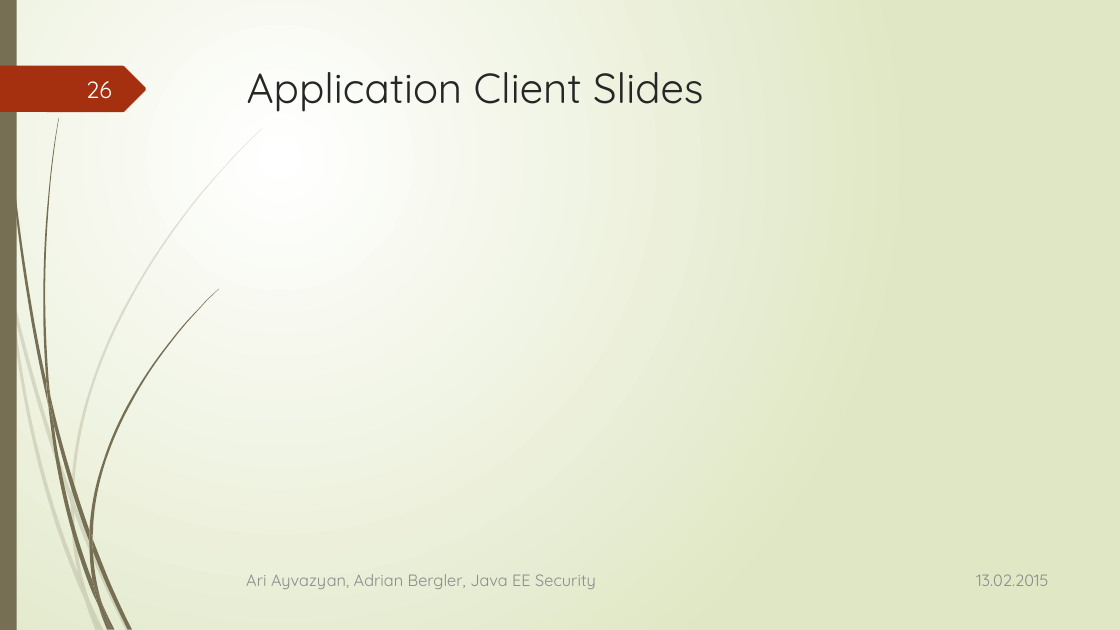
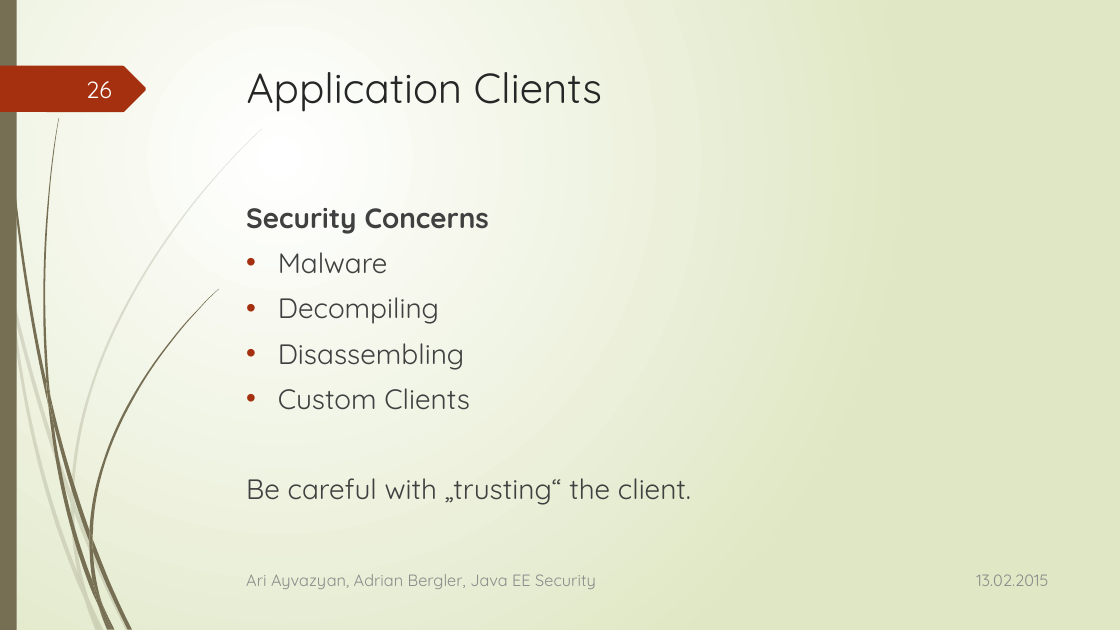
Before and after one commit to aayvazyan-tgm/JavaEESecurityExample, a slide deck: slide 26 of doc/Java EE - Security.pptx. Drawn at 1120x630 pixels with LibreOffice and Linux fonts; fonts in the diff are those of the drawing. Boxes give left, top, right and bottom in pixels: in the first picture for what was removed or moved away, otherwise in the second. Text is boxed around its words. In the diff, an @@ line names an element or a change of style, - is before the commit and + after.

```diff
--- a/doc/Java EE - Security.pptx
+++ b/doc/Java EE - Security.pptx
@@ title at box(247, 72, 602, 112): text changed @@
-Application Client Slides
+Application Clients
@@ text added at box(246, 208, 691, 505), 24 pt, text #404040 @@
+Security Concerns
+• Malware
+• Decompiling
+• Disassembling
+• Custom Clients
+Be careful with „trusting“ the client.
```
Also in this commit, not shown: 7 other slides changed, 5 slides added.
